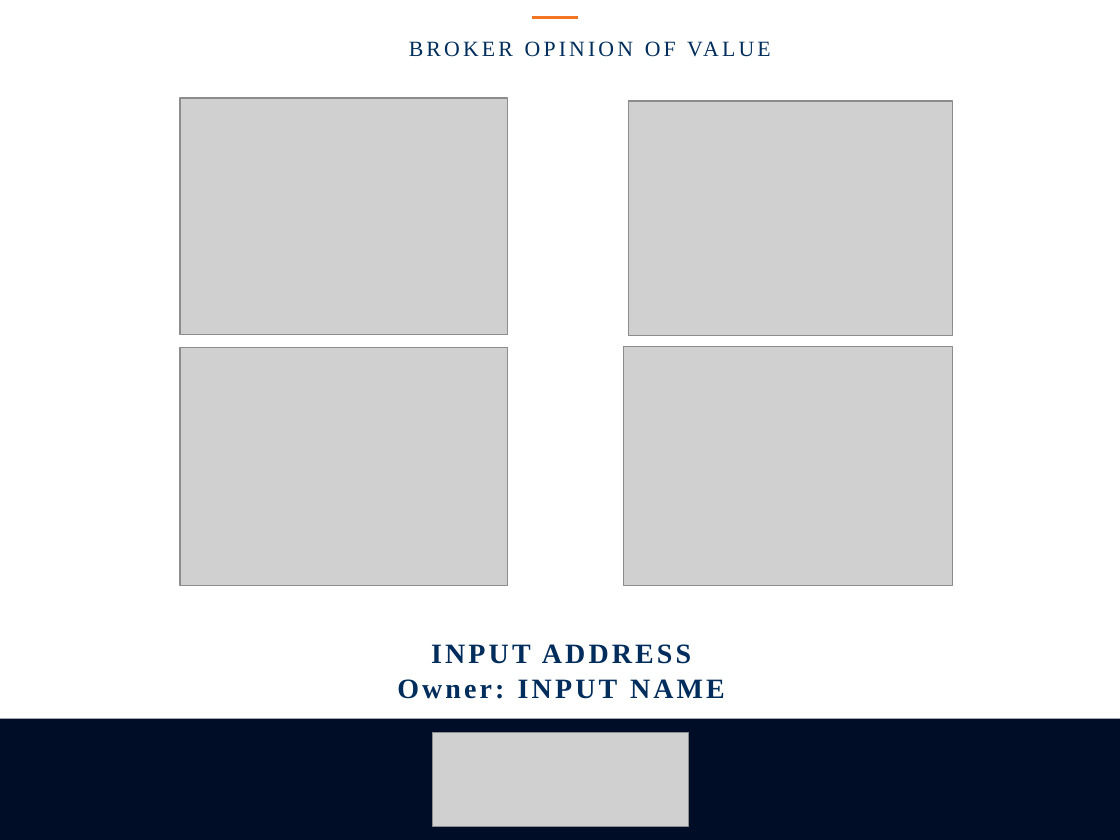
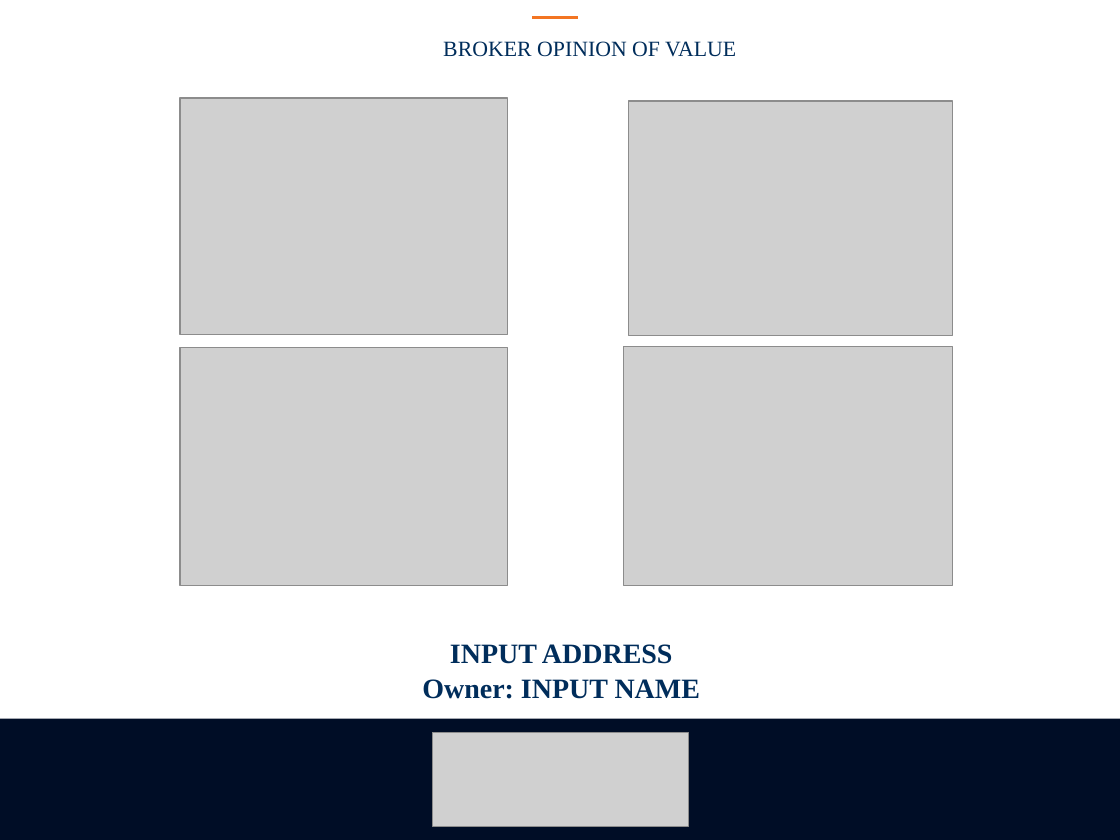
Before and after one commit to TheStewartGroup/BuildingAnalysis, a slide deck: slide 1 of template.pptx. Drawn at 1120x840 pixels with LibreOffice and Linux fonts; fonts in the diff are those of the drawing; grey boxes stand for pictures. Boxes give left, top, right and bottom in pixels: in the first picture for what was removed or moved away, otherwise in the second. Text is boxed around its words. In the diff, an @@ line names an element or a change of style, - is before the commit and + after.

```diff
--- a/template.pptx
+++ b/template.pptx
@@ text "BROKER OPINION OF VALUE" at box(443, 41, 736, 57): letter spacing 2 to 0 pt @@
@@ text "INPUT ADDRESS" at box(422, 644, 700, 699): letter spacing 2 to 0 pt @@
```
Also in this commit, not shown: 9 other slides changed.
